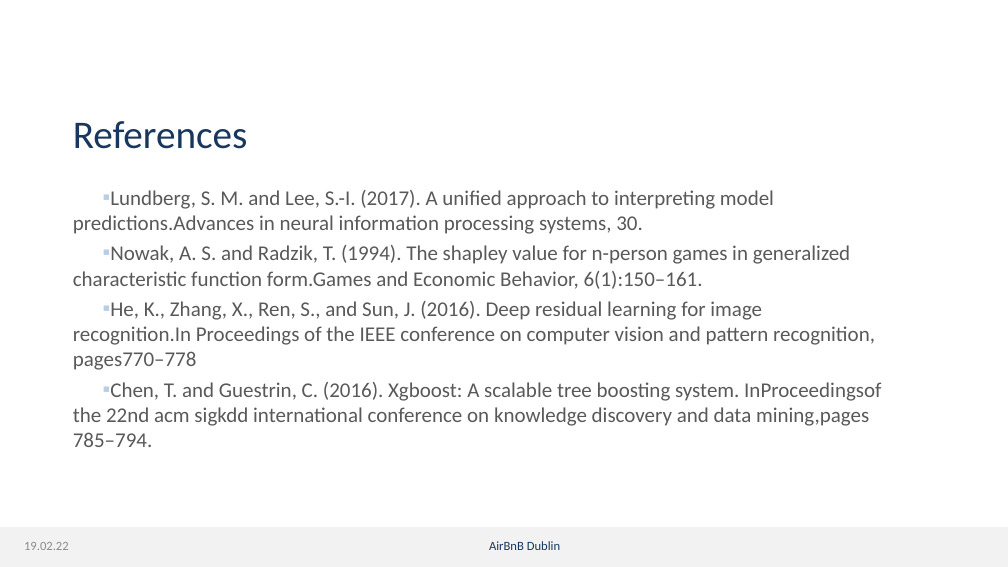
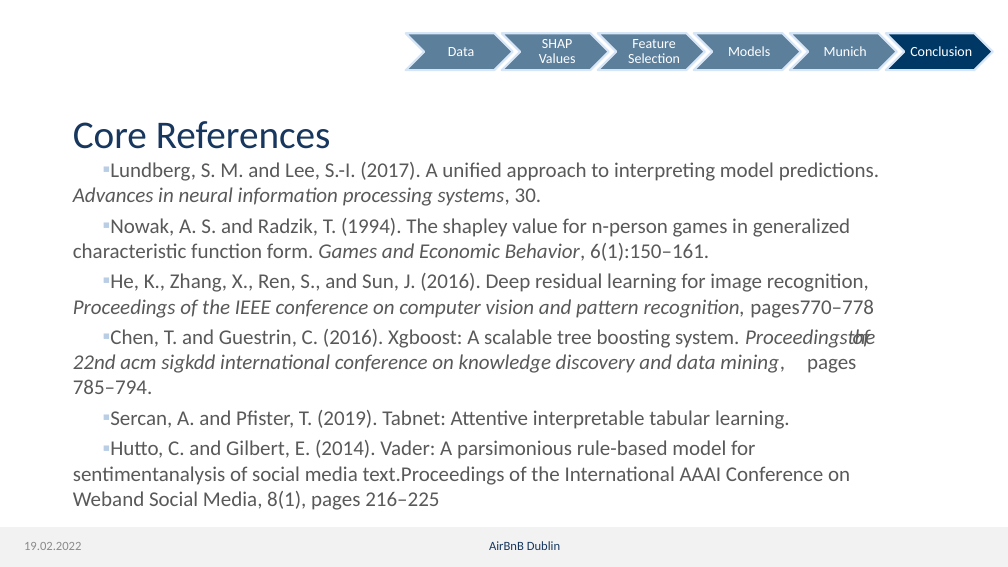
Before and after one commit to dmnk1308/DubAir, a slide deck: slide 35 of Präsi.pptx (slide 18 before the commit). Drawn at 1008x567 pixels with LibreOffice and Linux fonts; fonts in the diff are those of the drawing; background and template pictures are left out. Boxes give left, top, right and bottom in pixels: in the first picture for what was removed or moved away, otherwise in the second. Text is boxed around its words. In the diff, an @@ line names an element or a change of style, - is before the commit and + after.

```diff
--- a/Präsi.pptx
+++ b/Präsi.pptx
@@ chevron added at [405, 33, 512, 71], fill #003865 at 64% opacity, outline #D7E6F6 1.5 pt @@
@@ text added at [448, 47, 474, 56], 10 pt, text #FFFFFF @@
+Data
@@ chevron added at [502, 33, 609, 71], fill #003865 at 64% opacity, outline #D7E6F6 1.5 pt @@
@@ text added at [539, 39, 576, 63], 10 pt, text #FFFFFF @@
+SHAP Values
@@ chevron added at [598, 33, 705, 71], fill #003865 at 64% opacity, outline #D7E6F6 1.5 pt @@
@@ text added at [628, 39, 680, 63], 10 pt, text #FFFFFF @@
+Feature Selection
@@ chevron added at [694, 33, 800, 71], fill #003865 at 64% opacity, outline #D7E6F6 1.5 pt @@
@@ text added at [728, 46, 770, 56], 10 pt, text #FFFFFF @@
+Models
@@ chevron added at [789, 33, 896, 71], fill #003865 at 64% opacity, outline #D7E6F6 1.5 pt @@
@@ text added at [824, 46, 867, 56], 10 pt, text #FFFFFF @@
+Munich
@@ chevron added at [886, 33, 993, 71], fill #003865, outline #D7E6F6 1.5 pt @@
@@ text added at [910, 46, 972, 56], 10 pt, text #FFFFFF @@
+Conclusion
@@ title at [73, 121, 331, 149]: text changed @@
-References
+Core References
@@ text at [73, 162, 879, 510]: text changed @@
-▪ Lundberg, S. M. and Lee, S.-I. (2017). A unified approach to interpreting model predictions.Advances in neural information processing systems, 30.
-▪ Nowak, A. S. and Radzik, T. (1994). The shapley value for n-person games in generalized characteristic function form.Games and Economic Behavior, 6(1):150–161.
-▪ He, K., Zhang, X., Ren, S., and Sun, J. (2016). Deep residual learning for image recognition.In Proceedings of the IEEE conference on computer vision and pattern recognition, pages770–778
-▪ Chen, T. and Guestrin, C. (2016). Xgboost: A scalable tree boosting system. InProceedingsof the 22nd acm sigkdd international conference on knowledge discovery and data mining,pages 785–794.
+▪ Lundberg, S. M. and Lee, S.-I. (2017). A unified approach to interpreting model predictions. Advances in neural information processing systems, 30.
+▪ Nowak, A. S. and Radzik, T. (1994). The shapley value for n-person games in generalized characteristic function form. Games and Economic Behavior, 6(1):150–161.
+▪ He, K., Zhang, X., Ren, S., and Sun, J. (2016). Deep residual learning for image recognition, Proceedings of the IEEE conference on computer vision and pattern recognition, pages770–778
+▪ Chen, T. and Guestrin, C. (2016). Xgboost: A scalable tree boosting system. Proceedings of the 22nd acm sigkdd international conference on knowledge discovery and data mining, pages 785–794.
+▪ Sercan, A. and Pfister, T. (2019). Tabnet: Attentive interpretable tabular learning.
+▪ Hutto, C. and Gilbert, E. (2014). Vader: A parsimonious rule-based model for sentimentanalysis of social media text.Proceedings of the International AAAI Conference on Weband Social Media, 8(1), pages 216–225
@@ text at [24, 542, 81, 550]: text changed @@
-19.02.22
+19.02.2022
```
Also in this commit, not shown: 16 other slides changed, 17 slides added, 1 other file.
